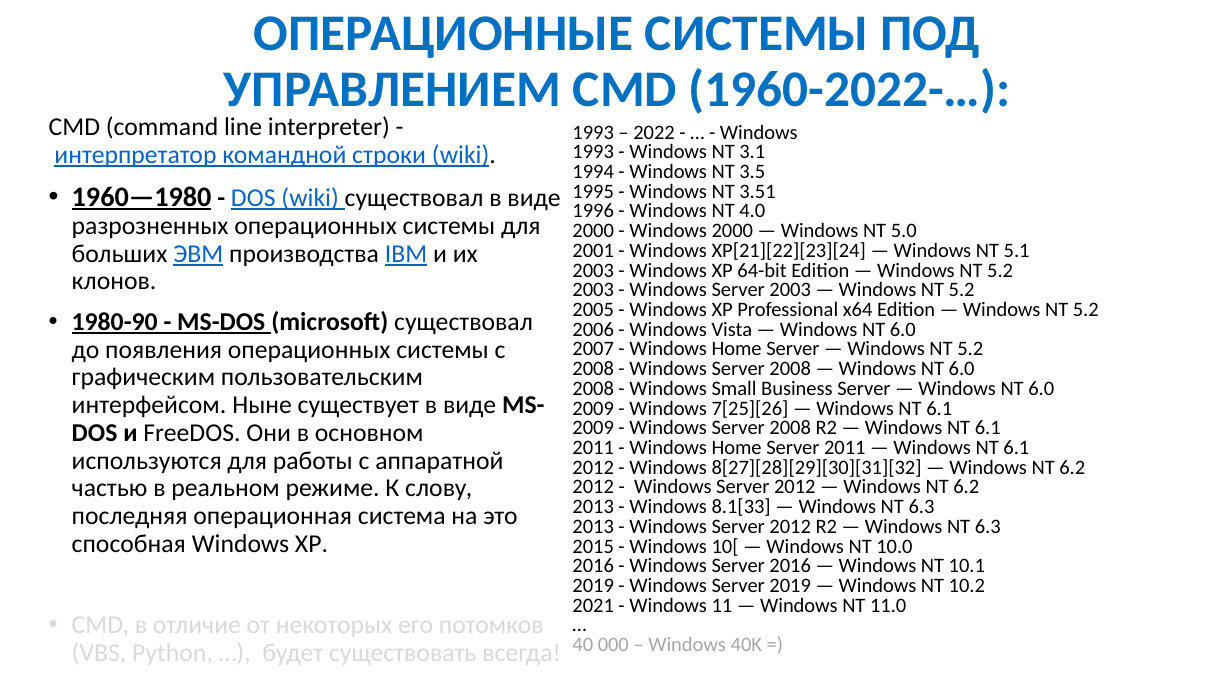
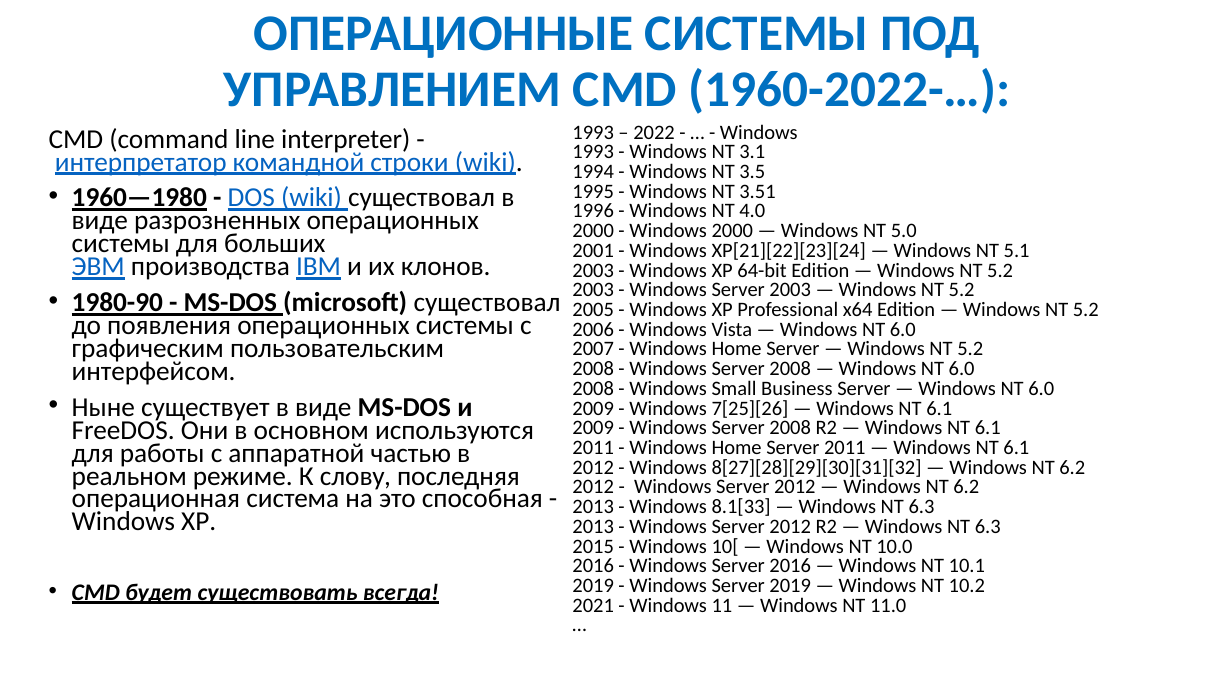
Before and after one commit to IvanSibirevV2/HowTo_Bat, a slide deck: slide 3 of Workshop/WShop.pptx. Drawn at 1232x693 pixels with LibreOffice and Linux fonts; fonts in the diff are those of the drawing. Boxes give left, top, right and bottom in pixels: in the first picture for what was removed or moved away, otherwise in the second. Text is boxed around its words. In the diff, an @@ line names an element or a change of style, - is before the commit and + after.

```diff
--- a/Workshop/WShop.pptx
+++ b/Workshop/WShop.pptx
@@ text "CMD (command line interpreter) - ...": place and size @@
-text "CMD (command line interpreter) - ..." at [49,116,561,668]
+text "CMD (command line interpreter) - ..." at [49,128,561,604]
@@ text at [49,128,523,280]: size 20 to 21.3 pt in "CMD (command line interpreter) - интерпретатор командной ...", "- DOS (wiki) существовал в виде разрозненных ..."; size 22 to 21.3 pt in "1960—1980"; line spacing 0.9 to 0.7 @@
@@ text at [572,124,1099,612]: text changed @@
-1993 – 2022 - … - Windows
-1993 - Windows NT 3.1
-1994 - Windows NT 3.5
-1995 - Windows NT 3.51
-1996 - Windows NT 4.0
-2000 - Windows 2000 — Windows NT 5.0
-2001 - Windows XP[21][22][23][24] — Windows NT 5.1
-2003 - Windows XP 64-bit Edition — Windows NT 5.2
-2003 - Windows Server 2003 — Windows NT 5.2
-2005 - Windows XP Professional x64 Edition — Windows NT 5.2
-2006 - Windows Vista — Windows NT 6.0
-2007 - Windows Home Server — Windows NT 5.2
-2008 - Windows Server 2008 — Windows NT 6.0
-2008 - Windows Small Business Server — Windows NT 6.0
-2009 - Windows 7[25][26] — Windows NT 6.1
-2009 - Windows Server 2008 R2 — Windows NT 6.1
-2011 - Windows Home Server 2011 — Windows NT 6.1
-2012 - Windows 8[27][28][29][30][31][32] — Windows NT 6.2
-2012 - Windows Server 2012 — Windows NT 6.2
-2013 - Windows 8.1[33] — Windows NT 6.3
-2013 - Windows Server 2012 R2 — Windows NT 6.3
-2015 - Windows 10[ — Windows NT 10.0
-2016 - Windows Server 2016 — Windows NT 10.1
-2019 - Windows Server 2019 — Windows NT 10.2
-2021 - Windows 11 — Windows NT 11.0
-…
-40 000 – Windows 40K =)
+1993 – 2022 - … - Windows
+1993 - Windows NT 3.1
+1994 - Windows NT 3.5
+1995 - Windows NT 3.51
+1996 - Windows NT 4.0
+2000 - Windows 2000 — Windows NT 5.0
+2001 - Windows XP[21][22][23][24] — Windows NT 5.1
+2003 - Windows XP 64-bit Edition — Windows NT 5.2
+2003 - Windows Server 2003 — Windows NT 5.2
+2005 - Windows XP Professional x64 Edition — Windows NT 5.2
+2006 - Windows Vista — Windows NT 6.0
+2007 - Windows Home Server — Windows NT 5.2
+2008 - Windows Server 2008 — Windows NT 6.0
+2008 - Windows Small Business Server — Windows NT 6.0
+2009 - Windows 7[25][26] — Windows NT 6.1
+2009 - Windows Server 2008 R2 — Windows NT 6.1
+2011 - Windows Home Server 2011 — Windows NT 6.1
+2012 - Windows 8[27][28][29][30][31][32] — Windows NT 6.2
+2012 - Windows Server 2012 — Windows NT 6.2
+2013 - Windows 8.1[33] — Windows NT 6.3
+2013 - Windows Server 2012 R2 — Windows NT 6.3
+2015 - Windows 10[ — Windows NT 10.0
+2016 - Windows Server 2016 — Windows NT 10.1
+2019 - Windows Server 2019 — Windows NT 10.2
+2021 - Windows 11 — Windows NT 11.0
+…
@@ text at [72,291,561,604]: text changed; size 20 to 21.3 pt @@
-• 1980-90 - MS-DOS (microsoft) существовал до появления операционных системы с графическим пользовательским интерфейсом. Ныне существует в виде MS-DOS и FreeDOS. Они в основном используются для работы с аппаратной частью в реальном режиме. К слову, последняя операционная система на это способная Windows XP.
-• CMD, в отличие от некоторых его потомков (VBS, Python, …), будет существовать всегда!
+• 1980-90 - MS-DOS (microsoft) существовал до появления операционных системы с графическим пользовательским интерфейсом.
+• Ныне существует в виде MS-DOS и FreeDOS. Они в основном используются для работы с аппаратной частью в реальном режиме. К слову, последняя операционная система на это способная - Windows XP.
+• CMD будет существовать всегда!
```
Also in this commit, not shown: 26 other slides changed, 1 slide removed, 1 other file.
